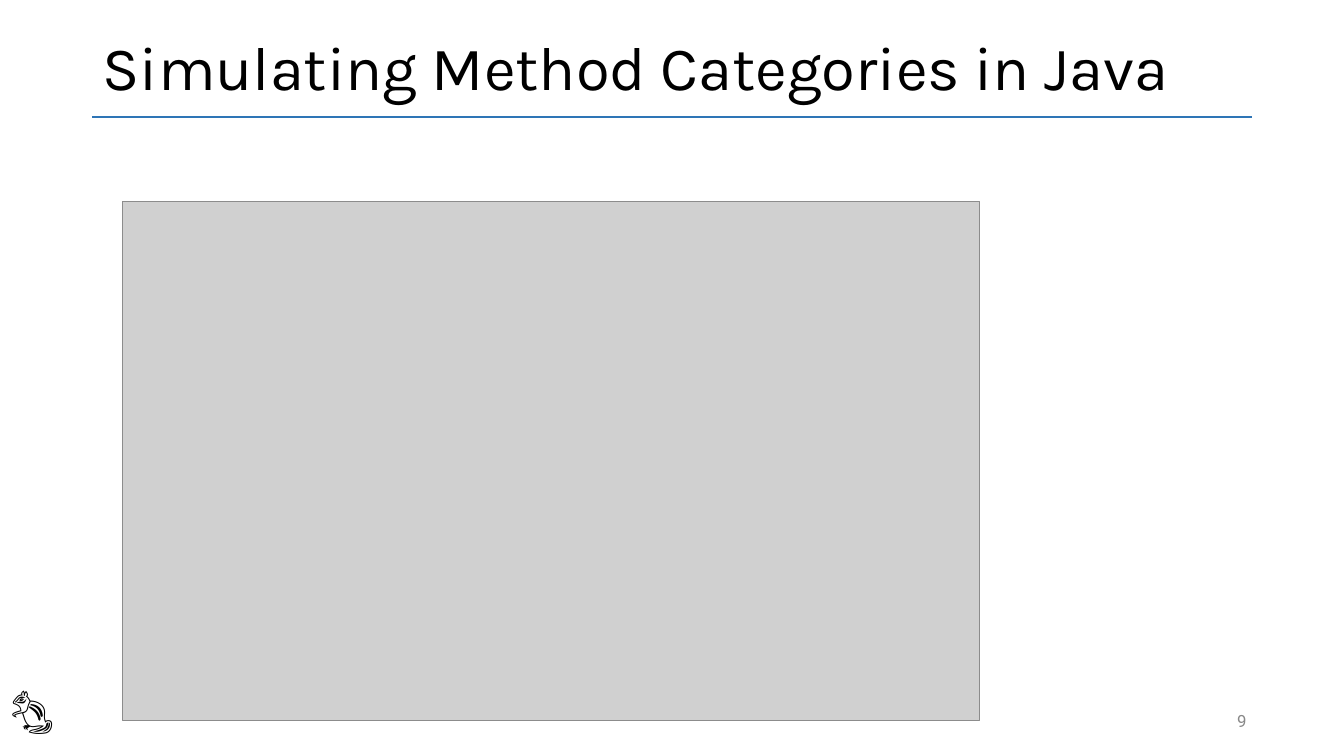
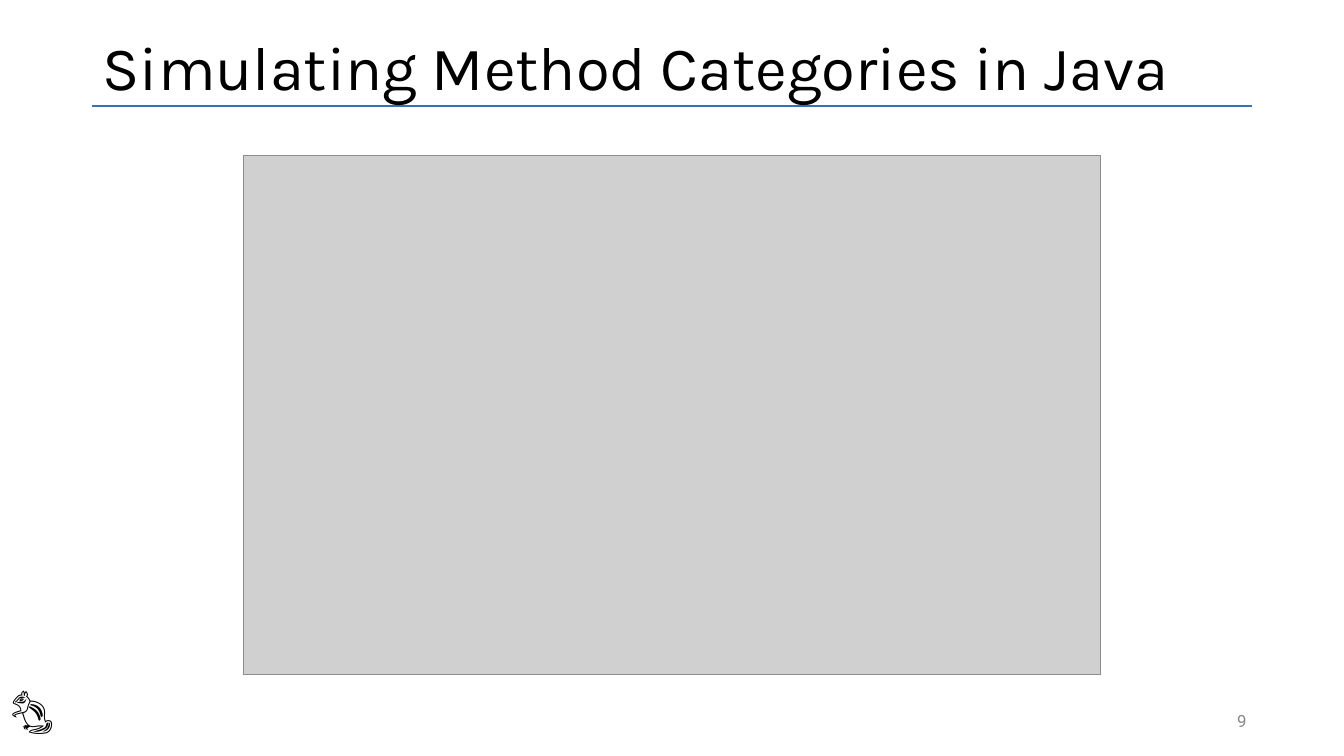
Before and after one commit to vmzakharov/refactor-to-ec-remake, a slide deck: slide 9 of RefactorToEcIntro.pptx. Drawn at 1344x756 pixels with LibreOffice and Linux fonts; fonts in the diff are those of the drawing; grey boxes stand for pictures. Boxes give left, top, right and bottom in pixels: in the first picture for what was removed or moved away, otherwise in the second. Text is boxed around its words. In the diff, an @@ line names an element or a change of style, - is before the commit and + after.

```diff
--- a/RefactorToEcIntro.pptx
+++ b/RefactorToEcIntro.pptx
@@ line moved from (93, 117) - (1252, 117) to (93, 106) - (1252, 106) @@
@@ picture: place and size @@
-picture at <box>123,202,980,721</box>
+picture at <box>244,156,1101,676</box>
```
Also in this commit, not shown: 16 other slides changed, 1 other file.
